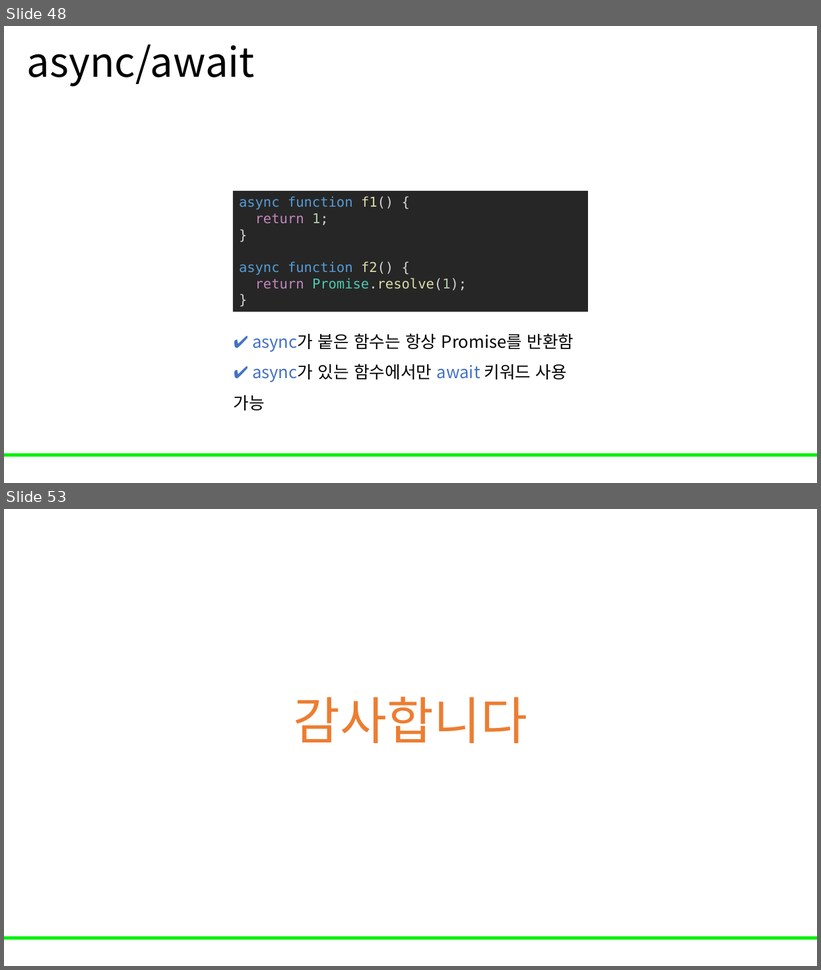
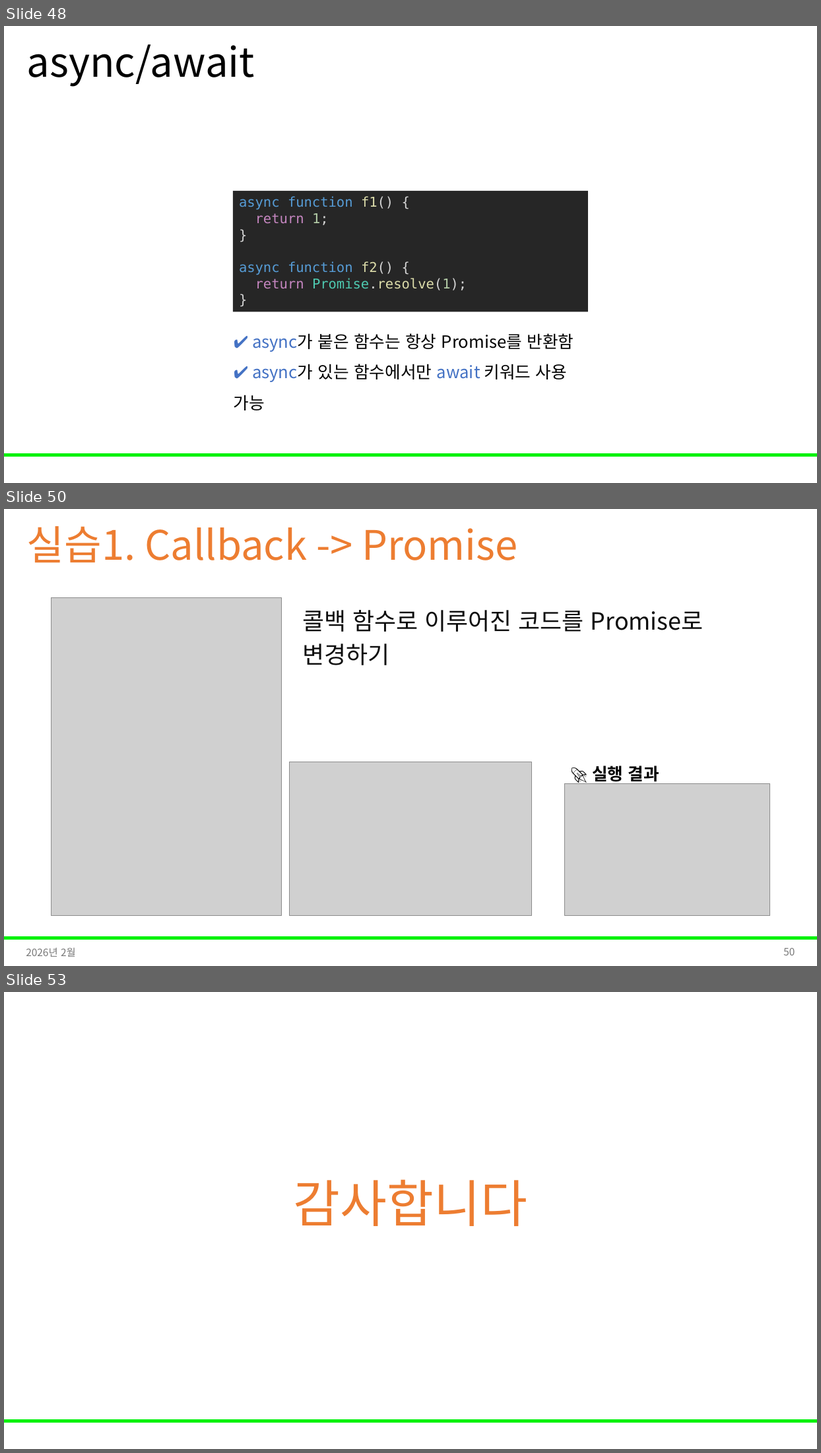
Before and after one commit to Leader-Lesson/KDT_RE_5th, a slide deck: material/4_WEB/03_Javascript(2).pptx. Shown one above the other, each under a label of ours: slides 48 and 53 before the commit, slides 48, 50 and 53 after it; the slides between them are not shown. The pictures are 821x970 and 821x1453 pixels, drawn with LibreOffice and Linux fonts; fonts in the diff are those of the drawing; grey boxes stand for pictures; background and template pictures are left out. Boxes give left, top, right and bottom in pixels: in the first picture for what was removed or moved away, otherwise in the second. Text is boxed around its words. In the diff, an @@ line names an element or a change of style, - is before the commit and + after.

Commit message:
Add JavaScript async examples and refactor callback hell to promises

```diff
--- a/material/4_WEB/03_Javascript(2).pptx
+++ b/material/4_WEB/03_Javascript(2).pptx
@@ slide 50 added at [4,509,817,966], background #FFFFFF; not listed: 1 template element that a slide beside it also shows @@
@@ title added at [27,526,517,562], 48 pt, text #ED7D31 @@
+실습1. Callback -> Promise
@@ picture added at [51,597,282,916] @@
@@ text added at [302,610,704,665], 28 pt, text #0D0D0D @@
+콜백 함수로 이루어진 코드를 Promise로 변경하기
@@ picture added at [290,762,531,916] @@
@@ text added at [592,766,659,785], 20 pt, text #000000, bold @@
+🚀 실행 결과
@@ picture added at [564,784,770,916] @@
@@ text added at [26,948,76,957], 12 pt, text #797979 @@
+2026년 2월
@@ page number added at [783,948,795,956], 12 pt, text #797979 @@
+50
```
Also in this commit, not shown: 41 slides changed, 2 other slides added, 3 slides removed, 7 other files.
